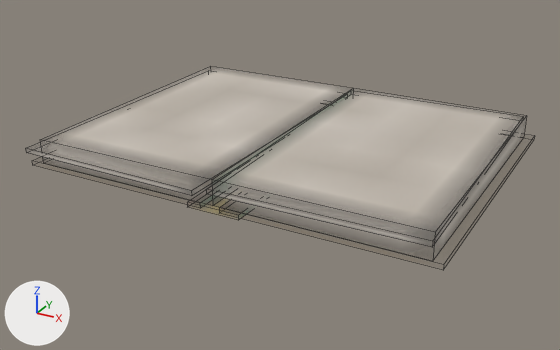
One commit to the FBX model Assets/3D/Character/Book.fbx: the scene before it, then after it.
Before and after are seen from a 50 mm lens placed at (0.396, -0.755, 0.361), pointed at (-0.014, -0.01, -0.012). The axes (+X, +Y, +Z) are drawn at lower left. The lights are the same throughout. Mesh edges are drawn as thin lines. Where no turn or scale is listed for an object, it has been applied to the vertices.

The first picture shows 'back', 'back_cover', 'front_cover'.
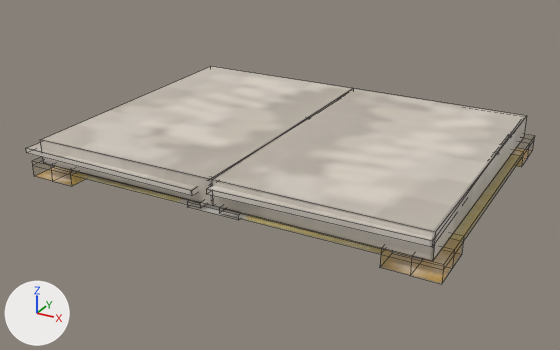
Where the newer file only moved an object's origin or applied its transform, the numbers keep the older frame.

Where the change shows, as pixel boxes (x1, y1, x2, y2) in the pictures (560 x 350 px; the box of a moved part takes in the faces that stretch with it):
'back_cover', surface changed, reshaped, turned (grey to white)
    before: (212, 94, 523, 249)
    after: (207, 89, 530, 282)
'front_cover', surface changed, reshaped, turned (grey to white)
    before: (32, 71, 349, 201)
    after: (26, 67, 352, 207)
'back', surface changed
    both: (188, 187, 266, 219)
part 1 of me_cuboid_006, moved or reshaped
    before: (227, 95, 523, 249)
    after: (213, 89, 526, 260)
part 2 of me_cuboid_006, moved or reshaped
    before: (212, 94, 520, 242)
    after: (207, 121, 521, 247)
part 3 of me_cuboid_006, added (brown)
    after: (220, 146, 530, 282)
part 4 of me_cuboid_001, moved or reshaped
    before: (48, 71, 349, 193)
    after: (41, 67, 352, 204)
part 5 of me_cuboid_001, moved or reshaped
    before: (32, 79, 339, 191)
    after: (26, 95, 343, 195)
part 6 of me_cuboid_001, added (beige)
    after: (38, 117, 309, 207)

Edits to the bpy script that builds the scene:
```text
Add img_book_highres_png:
    img_book_highres_png = load_image('book_highres.png', '../Textures/book_highres.png', 256, 256, 'Non-Color')
Change mat_book_png:
    where n2 = _N.new('ShaderNodeTexImage'); n2.name = 'Image Texture'
    n2.image: img_book_png -> img_book_highres_png
    where n3 = _N.new('ShaderNodeTexImage'); n3.name = 'Image Texture.001'
    n3.image: img_book_png -> img_book_highres_png
Change me_cuboid_001:
    used by ob_front_cover; location = (-0.134, 0.0087, 0.0153); rotation_euler = (-3.142, 0.0, 0.0), in degrees (-180, 0, 0); scale = (0.01, 0.01, 0.01)
    remove me_cuboid_001.from_pydata(...)  # 24 vertices, 18 faces; spans x -12.2..12.8, y -18.5..18.5, z -2.9..0.3
    add me_cuboid_001.from_pydata(...)  # 80 vertices, 74 faces; spans x -12.2..12.8, y -1.7..2.9, z -18.5..18.5
    me_cuboid_001 part 4: the loose piece of 8 vertices spanning x -10.4..12.8, y -17.4..17.4, z -2.9..0.0 is turned 90 degrees about the x axis through the mesh origin
    me_cuboid_001 part 5: the loose piece of 8 vertices spanning x -12.2..11.6, y -18.5..18.5, z -1.7..-1.2 is turned 90 degrees about the x axis through the mesh origin
    me_cuboid_001 part 6: a new loose piece of 64 vertices spanning x -11.6..11.6, y -1.7..0.3, z -18.0..18.0, in mat_book_png
Change me_cuboid_006:
    used by ob_back_cover; location = (0.0121, 0.0087, 0.026); rotation_euler = (-3.142, 0.0, 0.0), in degrees (-180, 0, 0); scale = (0.01, 0.01, 0.01)
    remove me_cuboid_006.from_pydata(...)  # 24 vertices, 18 faces; spans x -2.4..22.5, y -18.5..18.5, z -1.8..1.4
    add me_cuboid_006.from_pydata(...)  # 80 vertices, 74 faces; spans x -2.4..22.5, y -2.7..1.8, z -18.5..18.5
    me_cuboid_006 part 1: the loose piece of 8 vertices spanning x -1.8..21.4, y -17.4..17.4, z -1.8..1.1 is turned 90 degrees about the x axis through the mesh origin
    me_cuboid_006 part 2: the loose piece of 8 vertices spanning x -2.4..21.4, y -18.5..18.5, z -1.3..-0.7 is turned 90 degrees about the x axis through the mesh origin
    me_cuboid_006 part 3: a new loose piece of 64 vertices spanning x -0.7..22.5, y -2.7..-0.8, z -18.0..18.0, in mat_book_png
Change ob_front_cover:
    ob_front_cover.rotation_euler: (-3.142, 0.0, 0.0) -> (1.571, 0.0, 0.0)  # degrees (-180, 0, 0) -> degrees (90, 0, 0)
Change ob_back_cover:
    ob_back_cover.rotation_euler: (-3.142, 0.0, 0.0) -> (1.571, 0.0, 0.0)  # degrees (-180, 0, 0) -> degrees (90, 0, 0)
```
